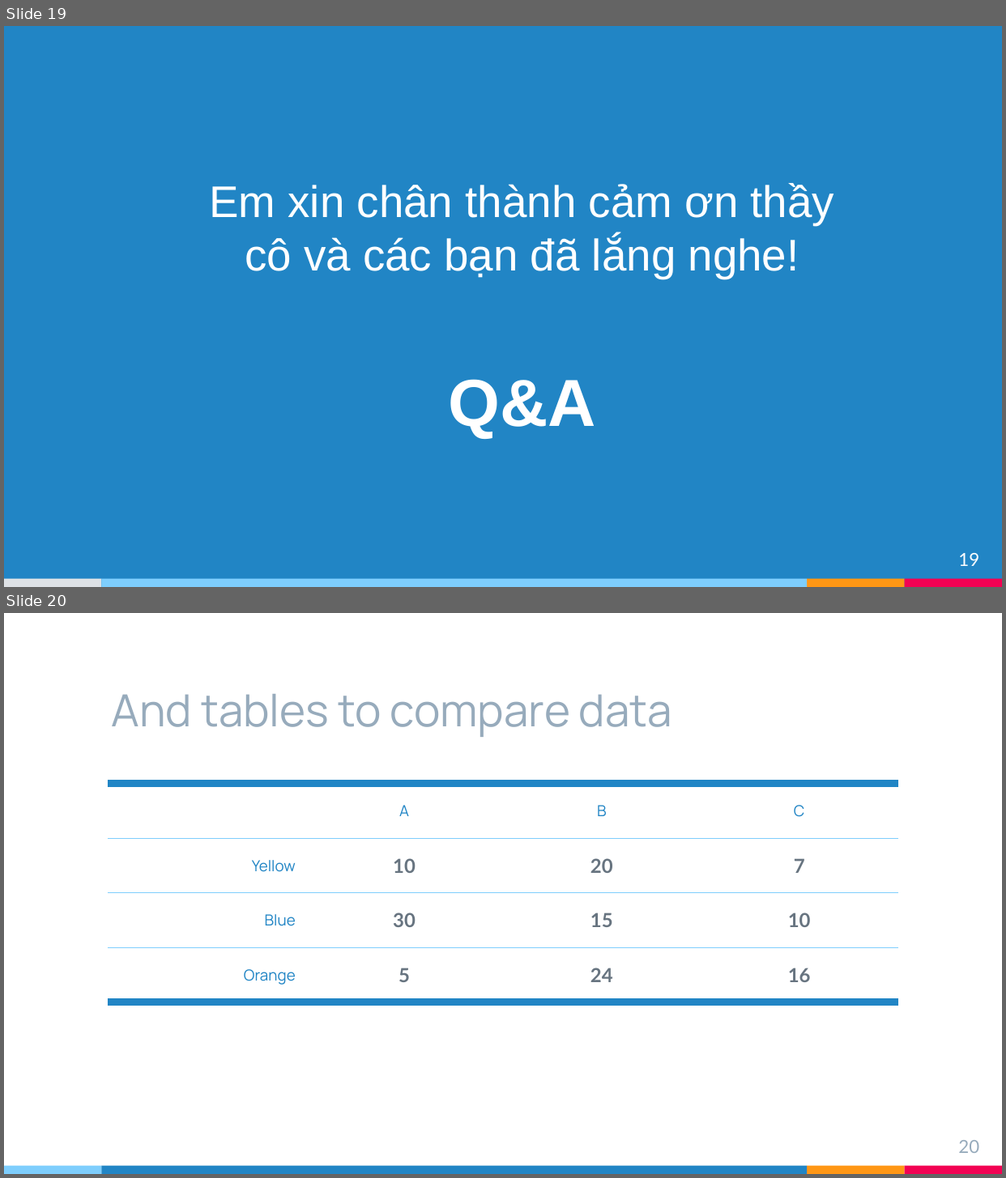
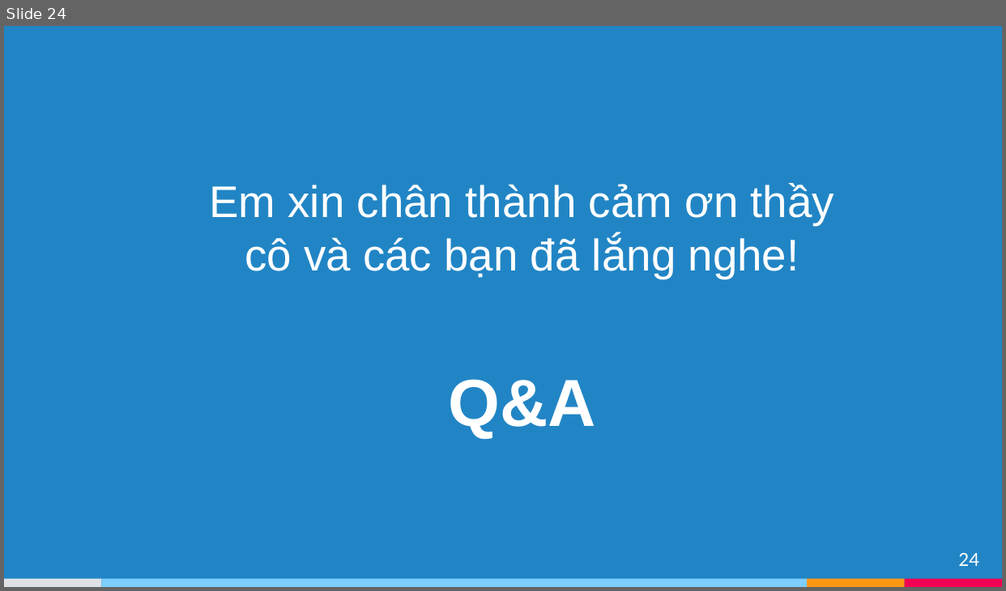
Before and after one commit to tranphuongthao2405/finalproject, a slide deck: report/slide ĐATN - Trần Phương Thảo - 20173383.pptx. Shown one above the other, each under a label of ours: slides 19 and 20 before the commit, slide 24 after it. The pictures are 1006x1178 and 1006x591 pixels, drawn with LibreOffice and Linux fonts; fonts in the diff are those of the drawing. Boxes give left, top, right and bottom in pixels: in the first picture for what was removed or moved away, otherwise in the second. Text is boxed around its words. In the diff, an @@ line names an element or a change of style, - is before the commit and + after.

```diff
--- a/report/slide ĐATN - Trần Phương Thảo - 20173383.pptx
+++ b/report/slide ĐATN - Trần Phương Thảo - 20173383.pptx
@@ slide 20 removed at (4, 613, 1002, 1174), background #FFFFFF; not listed: 2 template elements that a slide beside it also shows @@
@@ title removed at (112, 694, 672, 737) @@
-And tables to compare data
@@ table removed at (108, 784, 898, 1002), 4 rows, 4 columns @@
- | A | B | C
-Yellow | 10 | 20 | 7
-Blue | 30 | 15 | 10
-Orange | 5 | 24 | 16
@@ page number removed at (958, 1140, 979, 1153) @@
-20
@@ rectangle removed at (4, 1166, 102, 1174) @@
@@ rectangle removed at (102, 1166, 808, 1174) @@
@@ what was slide 19 is now slide 24 @@
@@ page number at (958, 553, 979, 566): text changed @@
-19
+24
```
Also in this commit, not shown: 4 slides changed, 5 slides added, 1 other slide removed, 3 other files.
